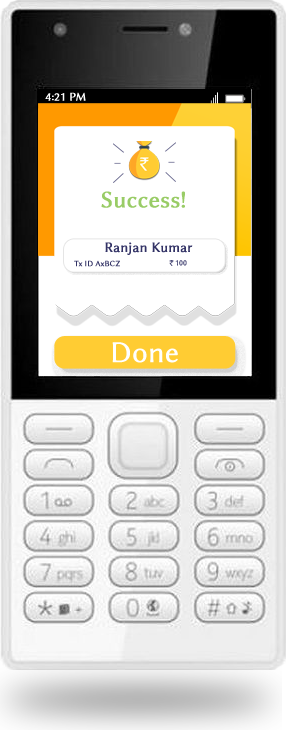
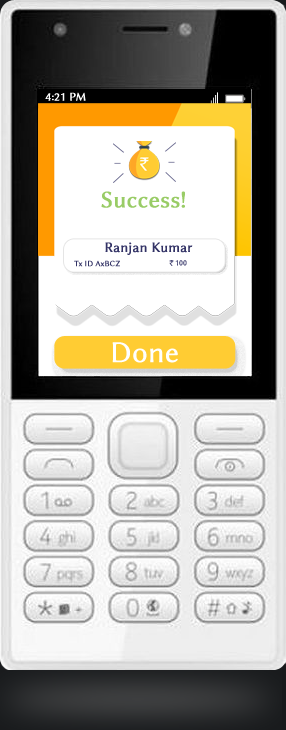
Comparing the layer stacks of the two 286px x 730px images. Changes:
added layer "Shape 6" above "Shape 5" over [0,659,9,670]
added layer "Shape 5" above "Shape 4" over [274,661,286,670]
added layer "Shape 4" above "Shape 3" over [272,0,286,13]
added layer "Shape 3" above "Shape 2" over [0,0,18,16]
added layer "Shape 2" above "Layer 0" over [0,0,286,730]
renamed "Background" to "Layer 0", showed it over [0,0,286,730]
